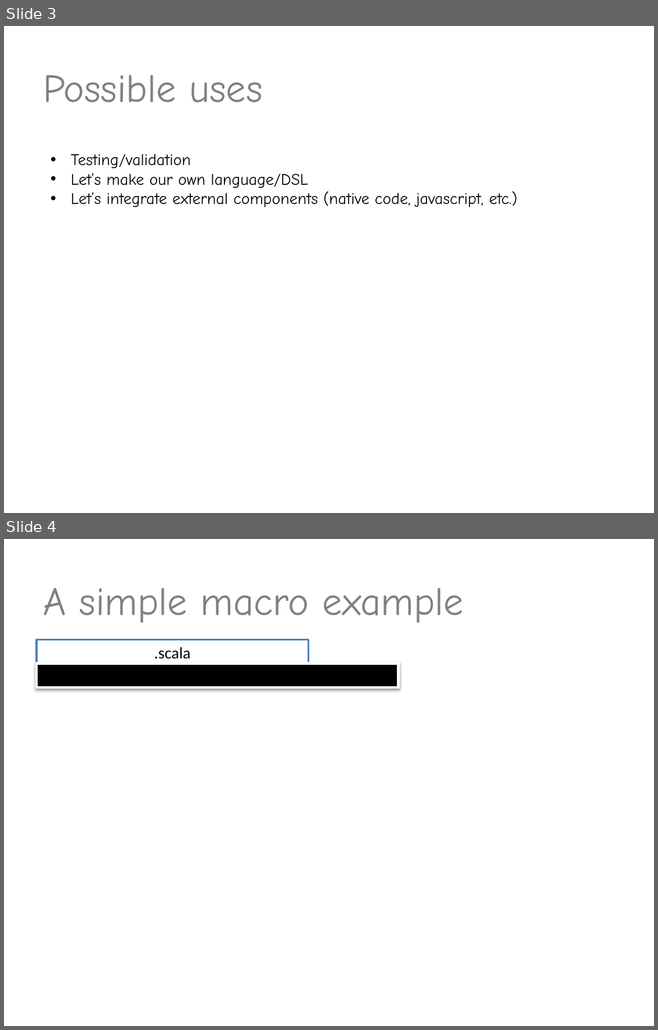
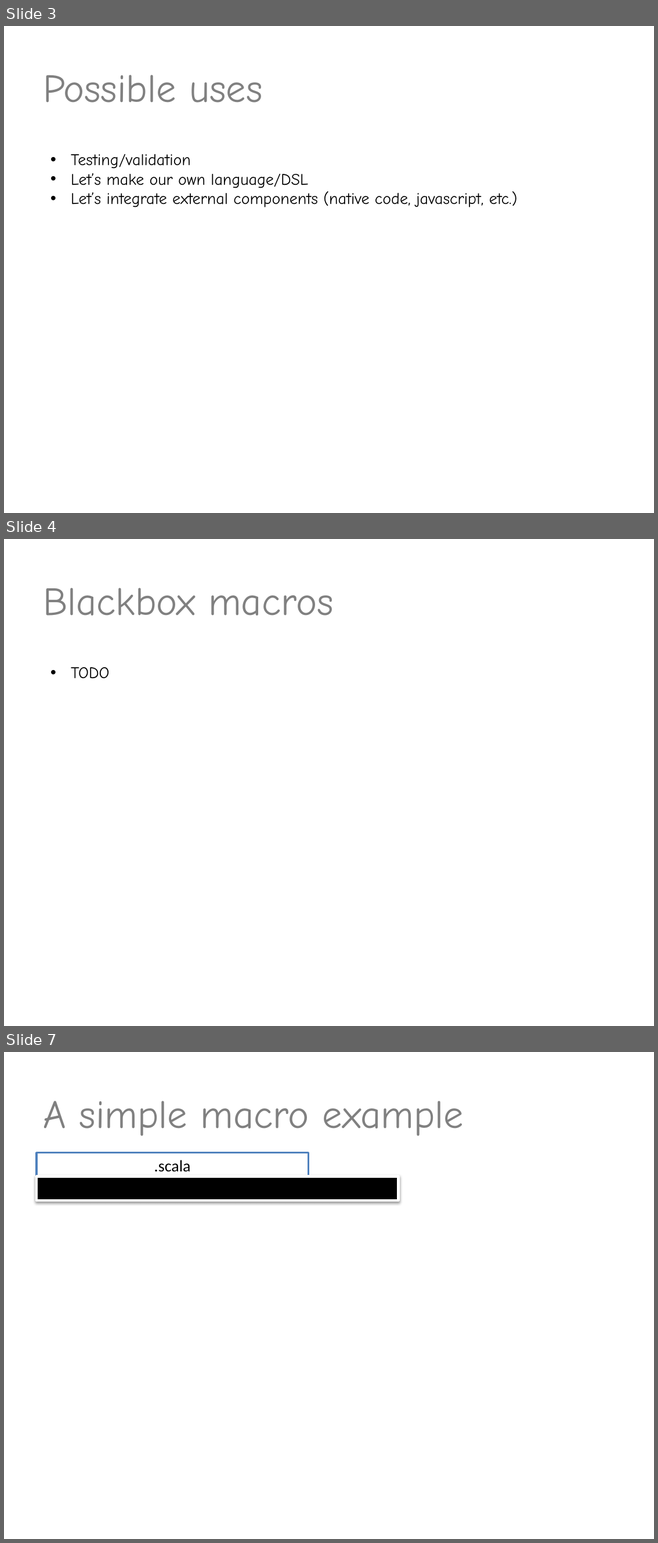
Before and after one commit to valdisxp1/scala-metaprograming-fun, a slide deck: Scala_metaprogramming.pptx. Shown one above the other, each under a label of ours: slides 3 and 4 before the commit, slides 3, 4 and 7 after it; the slides between them are not shown. The pictures are 658x1030 and 658x1543 pixels, drawn with LibreOffice and Linux fonts; fonts in the diff are those of the drawing. Boxes give left, top, right and bottom in pixels: in the first picture for what was removed or moved away, otherwise in the second. Text is boxed around its words. In the diff, an @@ line names an element or a change of style, - is before the commit and + after.

```diff
--- a/Scala_metaprogramming.pptx
+++ b/Scala_metaprogramming.pptx
@@ slide 4 added at <box>4,539,654,1026</box>, background #FFFFFF @@
@@ title added at <box>43,588,333,616</box>, 44 pt, text #808080 @@
+Blackbox macros
@@ text added at <box>71,667,110,679</box>, 18 pt, text #000000 @@
+• TODO
@@ what was slide 4 is now slide 7 @@
```
Also in this commit, not shown: 10 other slides added.
